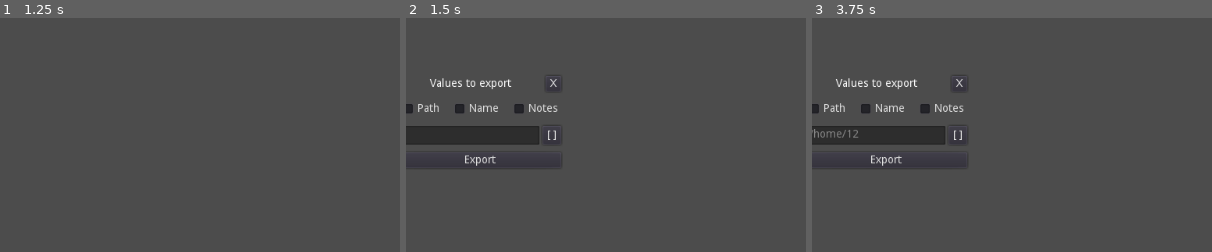
Above: before the commit, frames 1-3 (left to right).
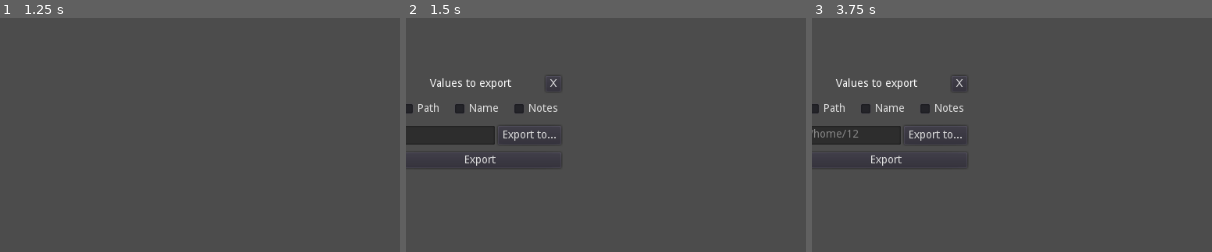
Above: after the commit, the same moments.

Repository: missing-semi-colon/backup_location_manager
Game: Godot game, scene res://Scenes_and_scripts/ListView/ListView.tscn
Two runs of this game, one before a commit and one after it. Both use one fixed random seed, a clock stepped at 60 frames per second and the inputs below.
Inputs (mouse positions are % of the whole screen's width and height, from its top left):
- Up to frame 1 (1.25 s): click (47, 4) at 0.52 s; type "12" at 0.6 s
- Up to frame 2 (1.5 s): click "Export" at 1.25 s
- Up to frame 3 (3.75 s): click "[ ]" (after the commit: "Export to...") at 2 s; click (30, 89) at 2.77 s; type "12" at 2.85 s; click "OK" at 3.5 s
The pictures show only the part of the screen within x 41-91%, y 28-78%; the shares and areas given below are measured in that part.

Frame 1 is identical in both runs. In frame 2, 0.6% of the frame differs, in the area x 22-38%, y 46-55%; in frame 3, 0.6%.

Commit message:
Export location button given better text description

Diff:
--- a/program/Scenes_and_scripts/ListView/Export/Export.tscn
+++ b/program/Scenes_and_scripts/ListView/Export/Export.tscn
@@ -80,17 +80,17 @@
 margin_bottom = 88.0
 
 [node name="DestinationLineEdit" type="LineEdit" parent="CenterContainer/VBoxContainer/PathHBoxContainer"]
-margin_right = 180.0
+margin_right = 123.0
 margin_bottom = 24.0
 size_flags_horizontal = 3
 editable = false
 caret_blink = true
 
 [node name="DestinationButton" type="Button" parent="CenterContainer/VBoxContainer/PathHBoxContainer"]
-margin_left = 184.0
+margin_left = 127.0
 margin_right = 208.0
 margin_bottom = 24.0
-text = "[ ]"
+text = "Export to..."
 
 [node name="ExportButton" type="Button" parent="CenterContainer/VBoxContainer"]
 margin_top = 98.0
